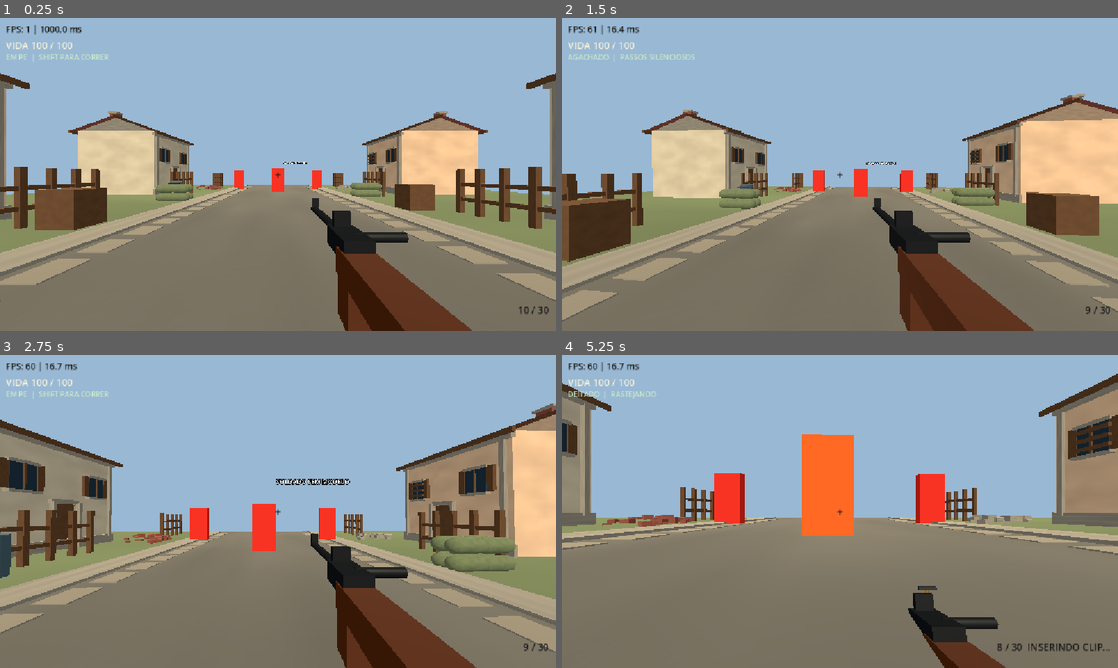
Above: before the commit, frames 1-4 (two rows, left to right).
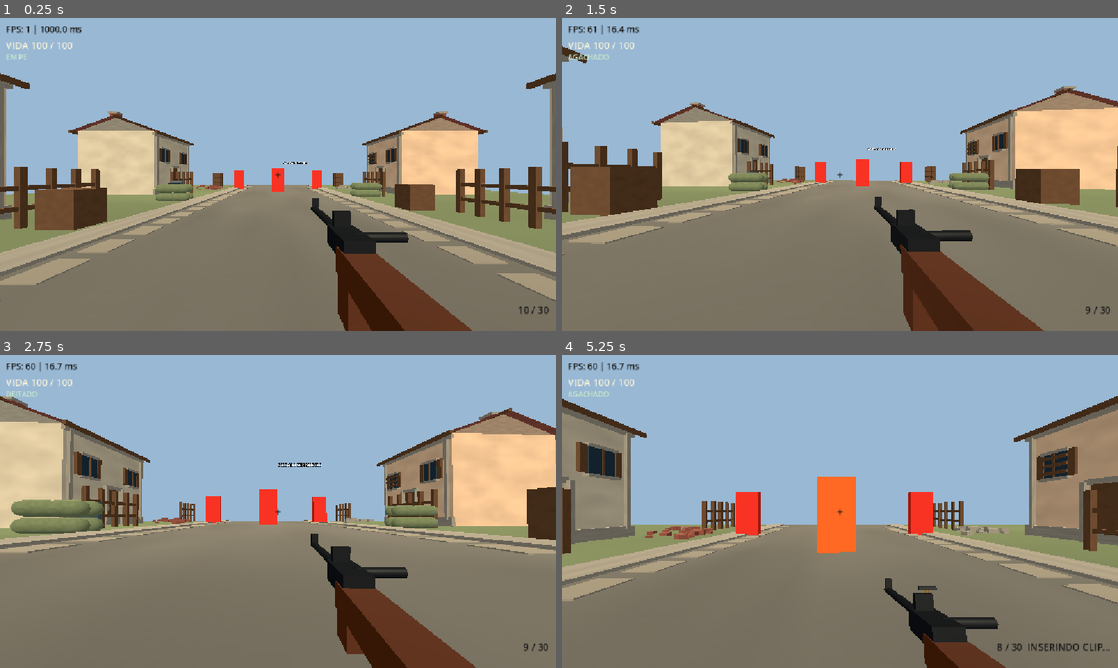
Above: after the commit, the same moments.

Repository: Evertonzinn/ww2-fps
Game: Godot game, scene res://main.tscn
Same seed, same stepped clock (60 frames per second), same inputs: the game is played once before the commit and once after it.
Inputs (mouse positions are in pixels of both pictures, inside the frame that each line leads up to):
- Up to frame 1 (0.25 s): no input
- Up to frame 2 (1.5 s): tap Enter at 0.5 s; move the mouse to (867, 174) at 0.52 s; hold W from 0.53 s (still down); tap C at 0.6 s; click (867, 174) at 0.67 s; tap Space at 0.77 s; tap Ctrl at 0.8, 1.35 s; move the mouse to (812, 174) at 1.27 s
- Up to frame 3 (2.75 s): keep holding W; tap Space at 1.52 s; tap C at 1.55, 2.1 s; move the mouse to (289, 505) at 2.02 s; tap Ctrl at 2.3 s
- Up to frame 4 (5.25 s): keep holding W; move the mouse to (834, 517) at 2.77 s; tap Ctrl at 2.85, 3.8 s; click (834, 517) at 2.92 s; tap Space at 3.02, 3.77, 4.52 s; tap C at 3.05, 4.55 s; move the mouse to (878, 514) at 3.52 s; tap Enter at 3.6 s; move the mouse to (795, 508) at 4.27 s; tap R at 4.35 s; move the mouse to (845, 511) at 5.02 s; tap 1 at 5.1 s; click (845, 511) at 5.17 s

The runs differ from the first frame. In frame 1, less than 0.1% of the frame differs, in the area x 7-20%, y 11-14%; in frame 2, 24%; in frame 3, 30%, in the area x 0-100%, y 11-100%; in frame 4, 24%.

Commit message:
fix: permit crouch on floor, keep obstacle checks for expanding stances, simplify HUD

Diff:
--- a/hud.gd
+++ b/hud.gd
@@ -49,7 +49,7 @@
 	stance_readout.position = Vector2(12.0, 70.0)
 	stance_readout.add_theme_color_override("font_color", Color(0.78, 0.91, 0.79))
 	stance_readout.add_theme_font_size_override("font_size", 15)
-	stance_readout.text = "EM PE  |  SHIFT PARA CORRER"
+	stance_readout.text = "EM PE"
 	add_child(stance_readout)
 
 	damage_overlay = ColorRect.new()
@@ -110,6 +110,6 @@
 	damage_overlay.visible = false
 	Input.mouse_mode = Input.MOUSE_MODE_VISIBLE
 
-func show_player_stance(posture: String, movement_note: String) -> void:
+func show_player_stance(posture: String, _movement_note: String) -> void:
 	if stance_readout != null:
-		stance_readout.text = posture + "  |  " + movement_note
+		stance_readout.text = posture
--- a/player_stance.gd
+++ b/player_stance.gd
@@ -93,7 +93,6 @@
 	if requested == stance:
 		return true
 	if not _space_is_available(requested):
-		print("WW2 FPS player: posture blocked by overhead/obstacle")
 		return false
 	var old_center: float = _body_center(stance)
 	var next_center: float = _body_center(requested)
@@ -139,22 +138,48 @@
 	return standing_shape
 
 func _space_is_available(requested: Stance) -> bool:
-	# Query actual body clearance before expanding collision or lying forward.
-	# This prevents standing through a low ceiling and prone through a wall.
-	var position: Vector3 = player.global_position
-	position.y += _body_center(requested) - _body_center(stance)
+	# Shrinking from stand to crouch (same radius and foot contact plane)
+	# occupies a subset of the standing capsule. It cannot newly intersect
+	# scenery. An all-volume query here incorrectly flags the touching floor.
+	if stance == Stance.STAND and requested == Stance.CROUCH:
+		return true
+
+	# Growing to stand, entering prone or exiting prone really can intersect
+	# nearby scenery. Probe the target collider at its exact final transform.
+	var destination: Vector3 = player.global_position
+	destination.y += _body_center(requested) - _body_center(stance)
 	var basis: Basis = player.global_transform.basis
 	if requested == Stance.PRONE:
 		basis = basis * Basis(Vector3.RIGHT, PI * 0.5)
+
 	var query: PhysicsShapeQueryParameters3D = PhysicsShapeQueryParameters3D.new()
 	query.shape = _shape(requested)
-	query.transform = Transform3D(basis, position)
+	query.transform = Transform3D(basis, destination)
 	query.collision_mask = player.collision_mask
-	query.exclude = [player.get_rid()]
 	query.collide_with_bodies = true
 	query.collide_with_areas = false
-	query.margin = 0.005
-	return player.get_world_3d().direct_space_state.intersect_shape(query, 8).is_empty()
+	query.margin = 0.0
+
+	# The World/Ground floor is intentionally contacted by the character.
+	# Jolt can report this resting contact as a shape-query overlap. Exclude
+	# only that dedicated floor body, NOT obstacles, roofs, crates or walls.
+	var exclusions: Array[RID] = [player.get_rid()]
+	var world: Node = player.get_tree().current_scene
+	if world != null:
+		var floor_body: CollisionObject3D = world.get_node_or_null("Ground") as CollisionObject3D
+		if floor_body != null:
+			exclusions.append(floor_body.get_rid())
+	query.exclude = exclusions
+
+	var blockers: Array[Dictionary] = player.get_world_3d().direct_space_state.intersect_shape(query, 16)
+	if blockers.is_empty():
+		return true
+	var first: Object = blockers[0].get("collider")
+	var name_of_blocker: String = "unknown"
+	if first is Node:
+		name_of_blocker = str((first as Node).get_path())
+	print("WW2 FPS player: posture %d blocked by %s" % [int(requested), name_of_blocker])
+	return false
 
 func is_standing() -> bool:
 	return stance == Stance.STAND
@@ -202,8 +227,8 @@
 		return
 	match stance:
 		Stance.CROUCH:
-			hud.call("show_player_stance", "AGACHADO", "PASSOS SILENCIOSOS")
-		Stance.PRONE:
-			hud.call("show_player_stance", "DEITADO", "RASTEJANDO")
+			hud.call("show_player_stance", "AGACHADO", "")
+		Stance.PRONE:
+			hud.call("show_player_stance", "DEITADO", "")
 		_:
-			hud.call("show_player_stance", "EM PE", "SHIFT PARA CORRER")
+			hud.call("show_player_stance", "EM PE", "")
--- a/tests/v140_player_stance_smoke.gd
+++ b/tests/v140_player_stance_smoke.gd
@@ -40,6 +40,14 @@
 		_fail("initial upright shape is not a 1.8m capsule")
 		return
 	print("PASS: initial stance standing; upright enabled and prone disabled")
+	# Entering crouch from standing must never be blocked by normal
+	# ground contact; stand->crouch is a strictly smaller collider.
+	var ground: CollisionObject3D = world.get_node_or_null("Ground") as CollisionObject3D
+	if ground == null:
+		_fail("World/Ground collider missing; clearance test invalid")
+		return
+	print("PASS: World/Ground identified; floor is excluded from posture expansion")
+
 
 	var key_c: InputEventKey = InputEventKey.new()
 	key_c.physical_keycode = KEY_C
Not shown, added: docs/v142-floor-clearance.md
